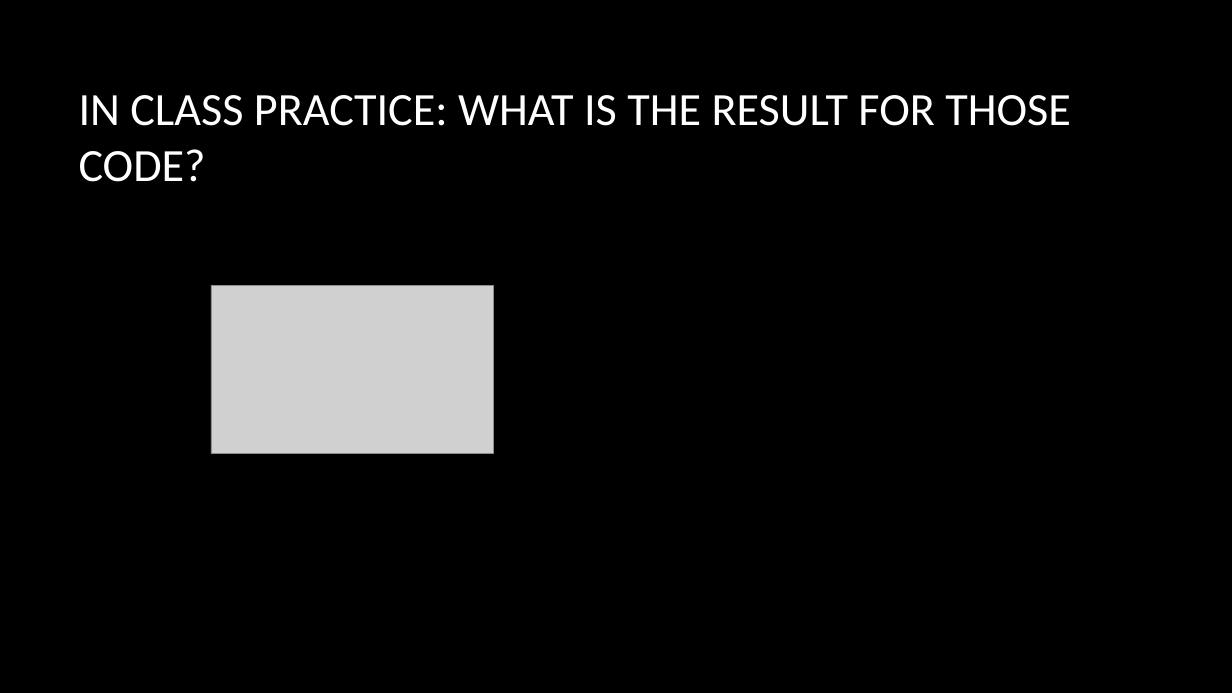
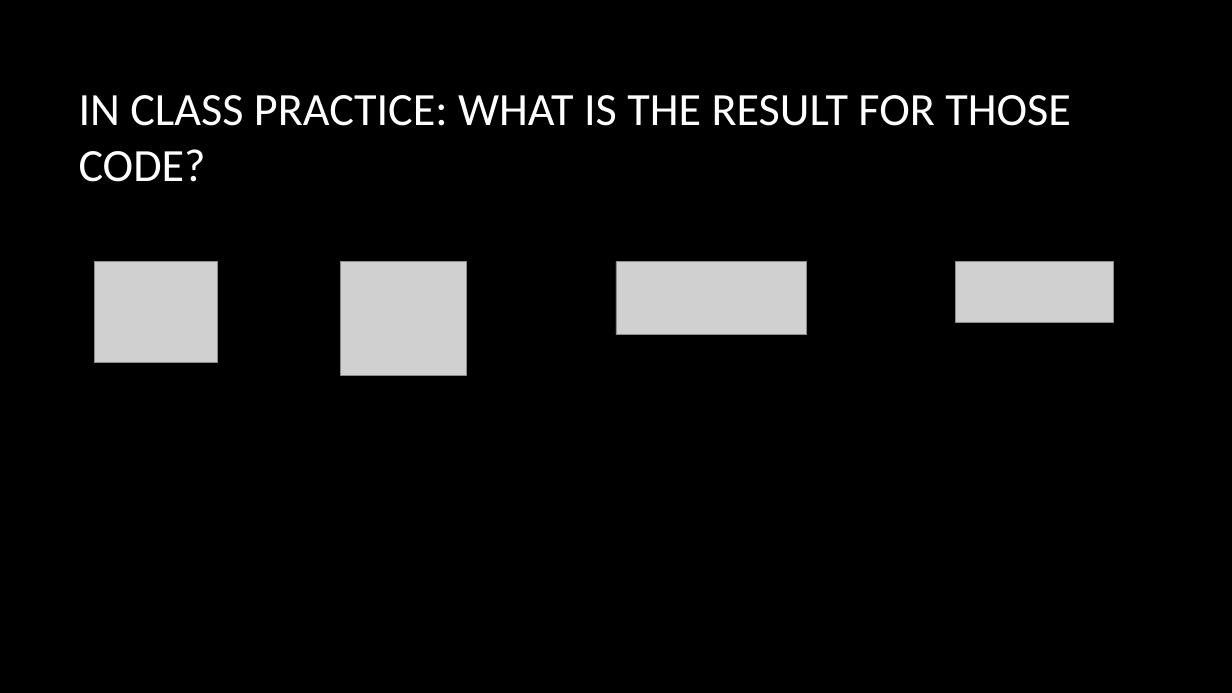
Before and after one commit to bon-netizen/Python-Class-Beginner, a slide deck: slide 3 of Py B - unit 2a.pptx (slide 9 before the commit). Drawn at 1232x693 pixels with LibreOffice and Linux fonts; fonts in the diff are those of the drawing; grey boxes stand for pictures; background and template pictures are left out. Boxes give left, top, right and bottom in pixels: in the first picture for what was removed or moved away, otherwise in the second. Text is boxed around its words. In the diff, an @@ line names an element or a change of style, - is before the commit and + after.

```diff
--- a/Py B - unit 2a.pptx
+++ b/Py B - unit 2a.pptx
@@ picture added at (94, 262, 217, 362) @@
@@ picture added at (341, 262, 467, 375) @@
@@ picture added at (616, 262, 807, 335) @@
@@ picture added at (956, 262, 1114, 323) @@
@@ picture removed at (211, 286, 493, 453) @@
```
Also in this commit, not shown: 6 other slides changed, 12 slides added, 3 slides removed, 14 other files.
